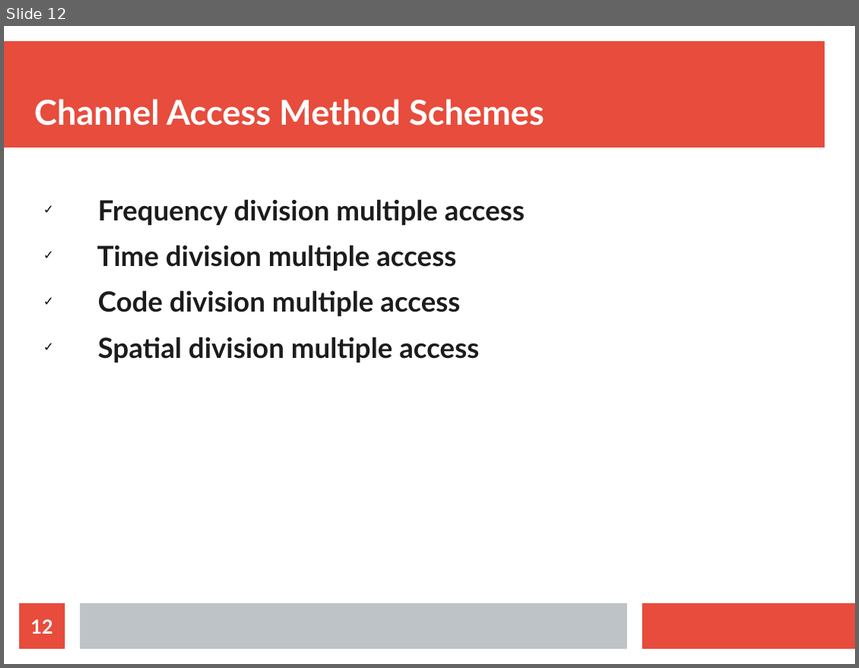
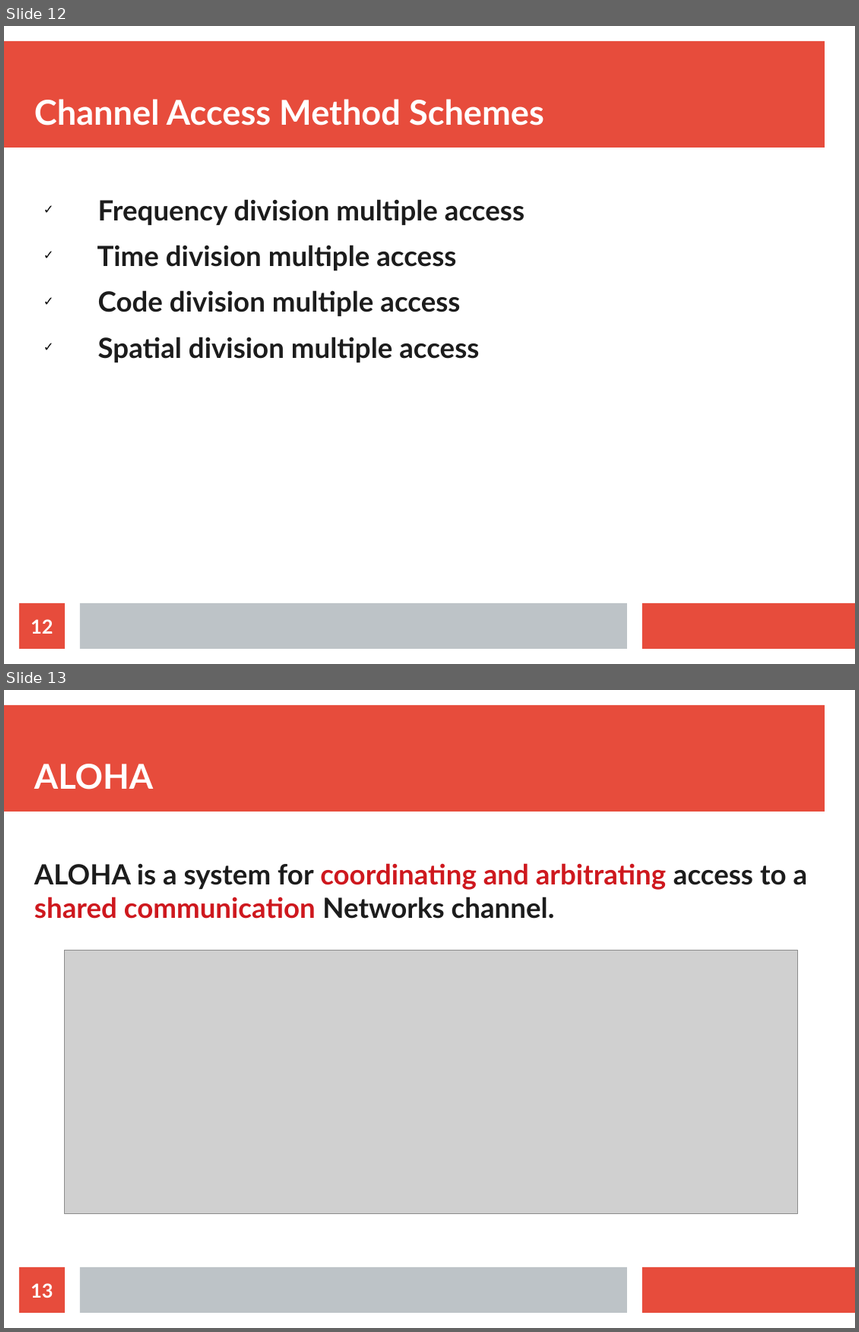
Before and after one commit to sunil11101/CN_Presentation_Section_C, a slide deck: CN PRESENTATION.odp. Shown one above the other, each under a label of ours: slide 12 before the commit, slides 12 and 13 after it. The pictures are 859x668 and 859x1332 pixels, drawn with LibreOffice and Linux fonts; fonts in the diff are those of the drawing; grey boxes stand for pictures. Boxes give left, top, right and bottom in pixels: in the first picture for what was removed or moved away, otherwise in the second. Text is boxed around its words. In the diff, an @@ line names an element or a change of style, - is before the commit and + after.

Commit message:
added Aloha

```diff
--- a/CN PRESENTATION.odp
+++ b/CN PRESENTATION.odp
@@ slide 13 added at [4,690,855,1328], background #FFFFFF; not listed: 3 template elements that a slide beside it also shows @@
@@ title added at [34,764,153,790], 32 pt, text #FFFFFF, bold @@
+ALOHA
@@ text added at [34,863,808,919], 26 pt, text #CE181E, bold @@
+ALOHA is a system for coordinating and arbitrating access to a shared communication Networks channel.
@@ picture added at [64,951,798,1214] @@
@@ page number added at [19,1268,65,1313], fill #E74C3C, 18 pt, text #FFFFFF, bold @@
+13
```
Also in this commit, not shown: 2 other slides added, 1 other file.
